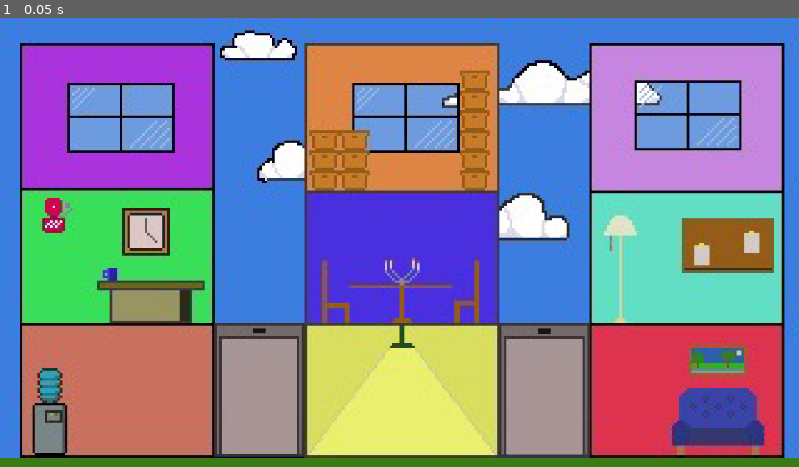
Above: before the commit, frame 1.
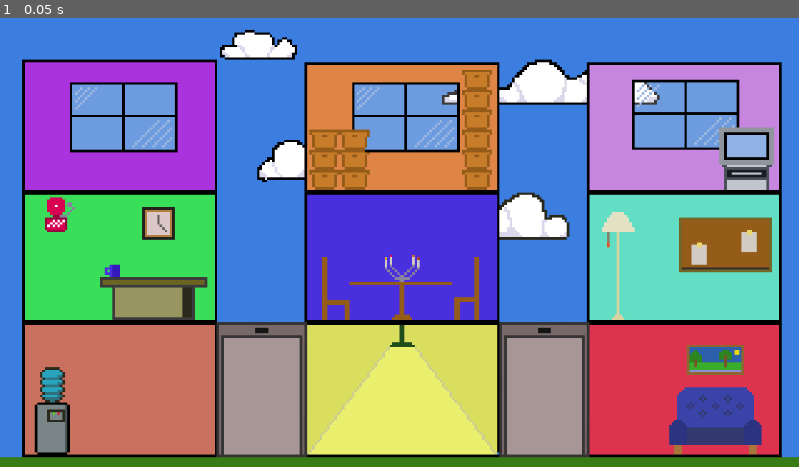
Above: after the commit, the same moment.

Repository: gunarp/gjds-game-jam2
Game: Godot game, scene res://scenes/main.tscn
Same seed, same stepped clock (60 frames per second), same inputs: the game is played once before the commit and once after it. The engine's default icon, where the game draws it, is replaced by a stand-in: a white triangle on a blue panel in a dark square.
Inputs:
- Up to frame 1 (0.05 s): no input

The runs differ from the first frame. In frame 1, 20% of the frame differs, in the area x 0-100%, y 2-98%.

Commit message:
add some stubs, import new assets

Diff:
--- a/project.godot
+++ b/project.godot
@@ -32,6 +32,31 @@
 "events": [Object(InputEventKey,"resource_local_to_scene":false,"resource_name":"","device":-1,"window_id":0,"alt_press …(195 unchanged characters)…
 ]
 }
+ELEVATOR_RIGHT_DOWN={
+"deadzone": 0.2,
+"events": [Object(InputEventKey,"resource_local_to_scene":false,"resource_name":"","device":-1,"window_id":0,"alt_pressed":false,"shift_pressed":false,"ctrl_pressed":false,"meta_pressed":false,"pressed":false,"keycode":0,"physical_keycode":4194322,"key_label":0,"unicode":0,"location":0,"echo":false,"script":null)
+]
+}
+ELEVATOR_LEFT_RIGHT={
+"deadzone": 0.2,
+"events": [Object(InputEventKey,"resource_local_to_scene":false,"resource_name":"","device":-1,"window_id":0,"alt_pressed":false,"shift_pressed":false,"ctrl_pressed":false,"meta_pressed":false,"pressed":false,"keycode":0,"physical_keycode":68,"key_label":0,"unicode":100,"location":0,"echo":false,"script":null)
+]
+}
+ELEVATOR_LEFT_LEFT={
+"deadzone": 0.2,
+"events": [Object(InputEventKey,"resource_local_to_scene":false,"resource_name":"","device":-1,"window_id":0,"alt_pressed":false,"shift_pressed":false,"ctrl_pressed":false,"meta_pressed":false,"pressed":false,"keycode":0,"physical_keycode":65,"key_label":0,"unicode":97,"location":0,"echo":false,"script":null)
+]
+}
+ELEVATOR_LEFT_UP={
+"deadzone": 0.2,
+"events": [Object(InputEventKey,"resource_local_to_scene":false,"resource_name":"","device":-1,"window_id":0,"alt_pressed":false,"shift_pressed":false,"ctrl_pressed":false,"meta_pressed":false,"pressed":false,"keycode":0,"physical_keycode":87,"key_label":0,"unicode":119,"location":0,"echo":false,"script":null)
+]
+}
+ELEVATOR_LEFT_DOWN={
+"deadzone": 0.2,
+"events": [Object(InputEventKey,"resource_local_to_scene":false,"resource_name":"","device":-1,"window_id":0,"alt_pressed":false,"shift_pressed":false,"ctrl_pressed":false,"meta_pressed":false,"pressed":false,"keycode":0,"physical_keycode":83,"key_label":0,"unicode":115,"location":0,"echo":false,"script":null)
+]
+}
 RIGHT_ELEVATOR_DOWN={
 "deadzone": 0.2,
 "events": [Object(InputEventKey,"resource_local_to_scene":false,"resource_name":"","device":-1,"window_id":0,"alt_press …(195 unchanged characters)…
--- a/scenes/game/passenger.tscn
+++ b/scenes/game/passenger.tscn
@@ -1,6 +1,17 @@
-[gd_scene load_steps=2 format=3 uid="uid://o2weteelt0wc"]
+[gd_scene load_steps=4 format=3 uid="uid://o2weteelt0wc"]
 
 [ext_resource type="Script" uid="uid://5o1xnjp6defq" path="res://scripts/game/passenger.gd" id="1_uv8fa"]
+[ext_resource type="Texture2D" uid="uid://cjhq3iw1mi5t3" path="res://resource/assets/art/char_5.png" id="2_65jby"]
+[ext_resource type="Texture2D" uid="uid://c2r02ab0furg1" path="res://resource/temp_assets/icon0.png" id="3_1kr54"]
 
 [node name="Passenger" type="Node2D"]
 script = ExtResource("1_uv8fa")
+
+[node name="Sprite2D" type="Sprite2D" parent="."]
+texture = ExtResource("2_65jby")
+
+[node name="Sprite2D2" type="Sprite2D" parent="."]
+visible = false
+position = Vector2(0, -2)
+scale = Vector2(0.0971741, 0.0971741)
+texture = ExtResource("3_1kr54")
--- a/scenes/levels/level_1.tscn
+++ b/scenes/levels/level_1.tscn
@@ -1,16 +1,17 @@
-[gd_scene load_steps=5 format=3 uid="uid://bohsecfy8umiy"]
+[gd_scene load_steps=7 format=3 uid="uid://bohsecfy8umiy"]
 
-[ext_resource type="Texture2D" uid="uid://bynq2f3dpi716" path="res://resource/assets/art/level_1.png" id="1_nsrm0"]
 [ext_resource type="Script" uid="uid://de6ogvo5ucgl8" path="res://scripts/game/level_state.gd" id="1_x42e6"]
-[ext_resource type="Resource" uid="uid://ce8ticml60k8b" path="res://resource/levels/level_1.tres" id="2_nsrm0"]
+[ext_resource type="Texture2D" uid="uid://puxxoyfc6edu" path="res://resource/assets/art/elevators_3.png" id="2_sk5k4"]
 [ext_resource type="PackedScene" uid="uid://vfhxw5n8bujt" path="res://scenes/game/elevator.tscn" id="4_x42e6"]
+[ext_resource type="Texture2D" uid="uid://dyivma2a2vdr6" path="res://resource/assets/art/char_1.png" id="5_oc4kc"]
+[ext_resource type="Texture2D" uid="uid://46ydo8i2kslm" path="res://resource/assets/art/char_3.png" id="6_s8va5"]
+[ext_resource type="Texture2D" uid="uid://f00d0x72y8dk" path="res://resource/assets/art/char_6.png" id="7_dga24"]
 
 [node name="Level1" type="Node2D"]
 physics_interpolation_mode = 2
 
 [node name="LevelState" type="Node" parent="."]
 script = ExtResource("1_x42e6")
-level_state = ExtResource("2_nsrm0")
 
 [node name="Node" type="Node" parent="."]
 physics_interpolation_mode = 2
@@ -25,16 +26,40 @@
 position = Vector2(856, 444)
 
 [node name="TextureRect" type="TextureRect" parent="."]
-offset_right = 40.0
-offset_bottom = 40.0
+offset_top = -1.0
+offset_right = 320.0
+offset_bottom = 179.0
 scale = Vector2(3.60065, 3.60776)
-texture = ExtResource("1_nsrm0")
+texture = ExtResource("2_sk5k4")
 
 [node name="ElevatorLeft" parent="." instance=ExtResource("4_x42e6")]
-position = Vector2(309, 440)
-scale = Vector2(3.24205, 3.85897)
+position = Vector2(312, 439)
+scale = Vector2(3.2753, 3.89851)
 
 [node name="ElevatorRight" parent="." instance=ExtResource("4_x42e6")]
-position = Vector2(719, 440)
-scale = Vector2(3.29756, 3.88375)
+position = Vector2(720, 439)
+scale = Vector2(3.25392, 3.89999)
 elevator_designation = 1
+
+[node name="Node2D" type="Node2D" parent="."]
+visible = false
+
+[node name="Sprite2D" type="Sprite2D" parent="Node2D"]
+position = Vector2(374, 566)
+scale = Vector2(6.55043, 6.55043)
+texture = ExtResource("5_oc4kc")
+
+[node name="Sprite2D2" type="Sprite2D" parent="Node2D"]
+position = Vector2(489, 567)
+scale = Vector2(6.55043, 6.55043)
+texture = ExtResource("5_oc4kc")
+
+[node name="Sprite2D3" type="Sprite2D" parent="Node2D"]
+position = Vector2(583, 564)
+scale = Vector2(6.55043, 6.55043)
+texture = ExtResource("6_s8va5")
+
+[node name="Sprite2D4" type="Sprite2D" parent="Node2D"]
+position = Vector2(671, 564)
+scale = Vector2(6.55043, 6.55043)
+texture = ExtResource("7_dga24")
--- a/scenes/main.tscn
+++ b/scenes/main.tscn
@@ -1,7 +1,14 @@
-[gd_scene load_steps=2 format=3 uid="uid://c4gmnfmha0w34"]
+[gd_scene load_steps=3 format=3 uid="uid://c4gmnfmha0w34"]
 
 [ext_resource type="PackedScene" uid="uid://bohsecfy8umiy" path="res://scenes/levels/level_1.tscn" id="1_o5qli"]
+[ext_resource type="AudioStream" uid="uid://b34w5yim6lcs8" path="res://resource/assets/sound/bossanova_2.mp3" id="2_0wfyh"]
 
 [node name="Main" type="Node"]
 
 [node name="Level1" parent="." instance=ExtResource("1_o5qli")]
+
+[node name="AudioStreamPlayer2D" type="AudioStreamPlayer2D" parent="."]
+stream = ExtResource("2_0wfyh")
+volume_db = -1.56
+autoplay = true
+parameters/looping = true
--- /dev/null
+++ b/scripts/game/cool_queue.gd
@@ -0,0 +1,32 @@
+extends Node
+
+class_name CoolQueue
+
+var internal_array: Dictionary[int, Passenger]
+
+func _init():
+  internal_array = {
+    0: null,
+    1: null,
+    2: null
+  }
+
+
+func push_passenger(passenger: Passenger, incoming_direction) -> void:
+  pass
+
+
+func pop_passenger(passenger: Passenger, incoming_direction) -> Passenger:
+  return null
+
+
+func is_full() -> bool:
+  for key in internal_array:
+    if internal_array[key] == null:
+      return false
+  return true
+
+
+# Called to render the room state (passengers inside the room)
+func get_passengers() -> Dictionary[int, Passenger]:
+  return internal_array.duplicate()
--- a/scripts/game/level_state.gd
+++ b/scripts/game/level_state.gd
@@ -1,10 +1,37 @@
 extends Node
 
-@export var level_state: LevelData
+# point to a json file for the initial level state
+# @export var level_state: LevelData
+
+# collection of buildings
+# in each building
+# collection of rooms
+# in each room
+# CoolQueue (filled with passengers)
+# {
+#   building_1: {
+#     floor_1: {
+#       room_id
+#       [initial_passengers]
+#     }
+#     floor_2: {
+#       room_id
+#       [initial_passengers]
+#     }
+#   }
+# }
+
 
 # on load, read in the intial_level_state (export initlization will happen before)
 func _ready() -> void:
   # populate rooms based on serialized data
   #   - need a way to figure out where the rooms are in the map
-  print(level_state.buildings[0].rooms[0])
+  # print(level_state.buildings[0].rooms[0])
   pass
+
+
+func elevator_opened(Elevator) -> Passenger:
+  # provide floor they're on, and if they're holding any passengers, what direction they're opening the door
+  # also which elevator it is (Left or right)
+  # level state will take care of knowing which building they're next to
+  return null
--- a/scripts/game/passenger.gd
+++ b/scripts/game/passenger.gd
@@ -2,11 +2,29 @@
 
 class_name Passenger
 
-# index of the room this passenger wants to go to
+# id of the room this passenger wants to go to
 @export var dest_id : int
+# update to true when the passenger arrives at their destined room
+var arrived: bool = false
 
-@export var dest_floor = 1
 var happiness = 100
 
 func _to_string() -> String:
-  return str(dest_floor)
+  return str(dest_id)
+
+
+func change_dest(dest: Vector2):
+  dest = dest
+  # based on distance away, change speed
+
+
+func _process(delta: float):
+  # cancel tween, create a new one
+
+  # proposed animation flow
+  # if we're supposed to move
+  # we have our own position
+  # if position!= dest:
+  #   travel x units towards dest
+
+  pass
--- a/scripts/game/room.gd
+++ b/scripts/game/room.gd
@@ -6,6 +6,7 @@
 @export var room_number: int
 var floor_number = 0 # not sure about this part yet.
 var queue: Array[Passenger] = []
+var cool_queue: CoolQueue
 var max_size = 10
 
 # may want a flag for when a room is being adjusted,
Binary file added: resource/assets/art/char_1.png
Not shown, added: resource/assets/art/char_1.png.import
Binary file added: resource/assets/art/char_2.png
Not shown, added: resource/assets/art/char_2.png.import
Binary file added: resource/assets/art/char_3.png
Not shown, added: resource/assets/art/char_3.png.import
Binary file added: resource/assets/art/char_4.png
Not shown, added: resource/assets/art/char_4.png.import
Binary file added: resource/assets/art/char_5.png
Not shown, added: resource/assets/art/char_5.png.import
Binary file added: resource/assets/art/char_6.png
Not shown, added: resource/assets/art/char_6.png.import
(and 8 more such lines)
